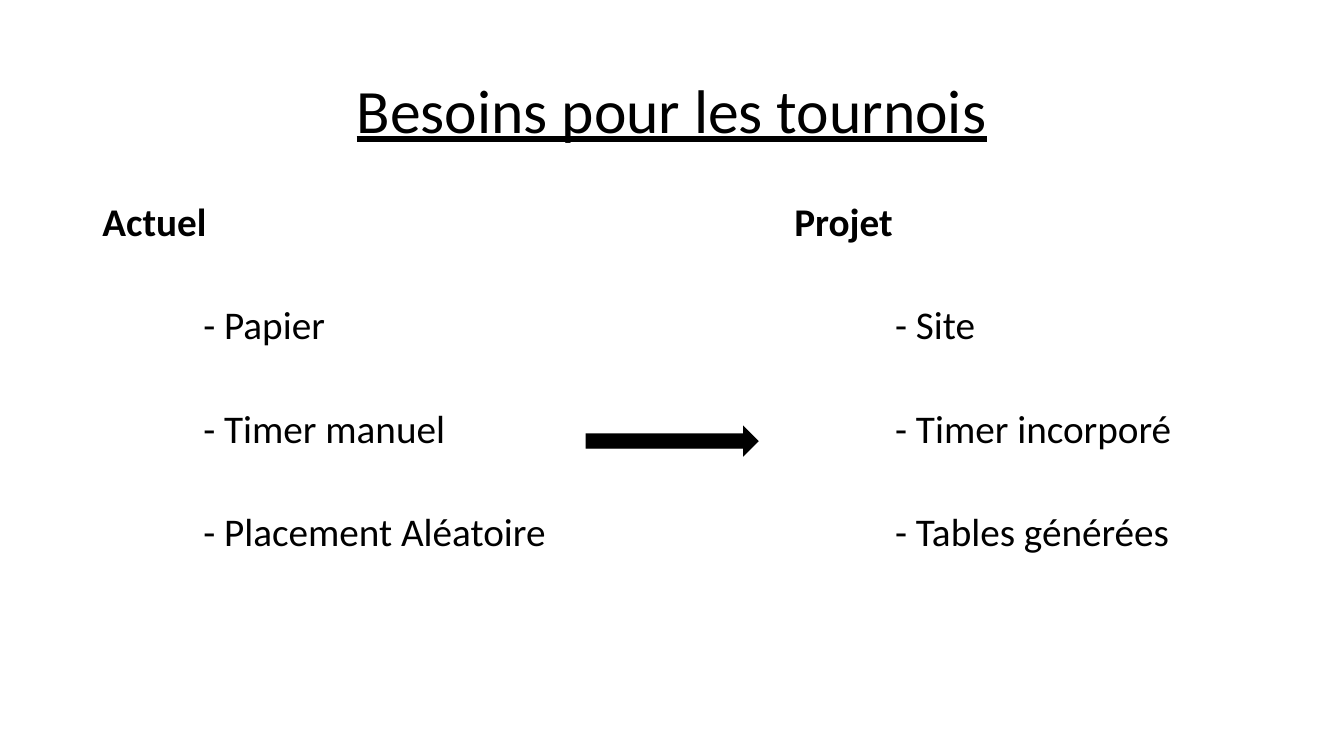
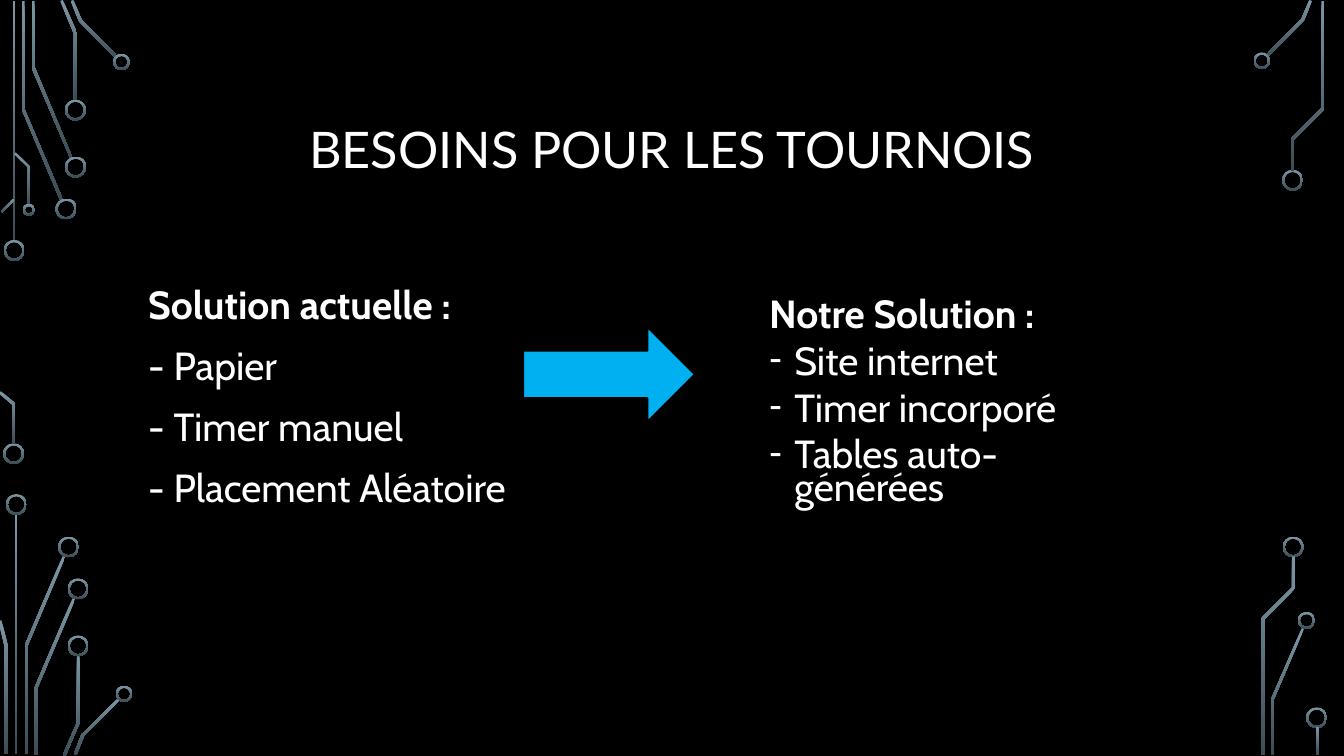
Before and after one commit to NicolasDouvrin/Projet100H, a slide deck: slide 3 of Oral projet100h.pptx. Drawn at 1344x756 pixels with LibreOffice and Linux fonts; fonts in the diff are those of the drawing; background and template pictures are left out. Boxes give left, top, right and bottom in pixels: in the first picture for what was removed or moved away, otherwise in the second. Text is boxed around its words. In the diff, an @@ line names an element or a change of style, - is before the commit and + after.

```diff
--- a/Oral projet100h.pptx
+++ b/Oral projet100h.pptx
@@ background #FFFFFF to picture (left out) @@
@@ title at <box>309,131,1034,169</box>: text changed; size 44 to 36 pt; font Calibri to Lato; text colour #000000 to #FFFFFF @@
-Besoins pour les tournois
+BESOINS POUR LES TOURNOIS
@@ text "Solution actuelle :": place and size @@
-text "Solution actuelle :" at <box>102,208,545,547</box>
+text "Solution actuelle :" at <box>148,289,505,503</box>
@@ text at <box>148,289,433,320</box>: text changed; font Calibri to Cabin; text colour #000000 to #FFFFFF @@
-Actuel
+Solution actuelle :
@@ text at <box>769,298,1056,511</box>: text changed; font Calibri to Cabin; text colour #000000 to #FFFFFF @@
-Projet
-- Site
-- Timer incorporé
-- Tables générées
+Notre Solution :
+– Site internet
+– Timer incorporé
+– Tables auto-générées
@@ right arrow: place and size @@
-right arrow at <box>587,427,758,456</box>
+right arrow at <box>523,327,695,421</box>
@@ right arrow at <box>523,327,695,421</box>: fill #000000 to #00B0F0; outline #000000 1 pt to #000000 1.25 pt @@
@@ text at <box>174,352,505,503</box>: font Calibri to Cabin, text colour #000000 to #FFFFFF in "- Papier", "- Timer manuel", "- Placement Aléatoire"; line spacing 0.8 to 1 @@
@@ group added at <box>0,0,1328,756</box>: 33 freeform shapes, 3 rectangles @@
```
Also in this commit, not shown: 10 other slides changed, 2 slides added, 1 slide removed, 1 other file.
